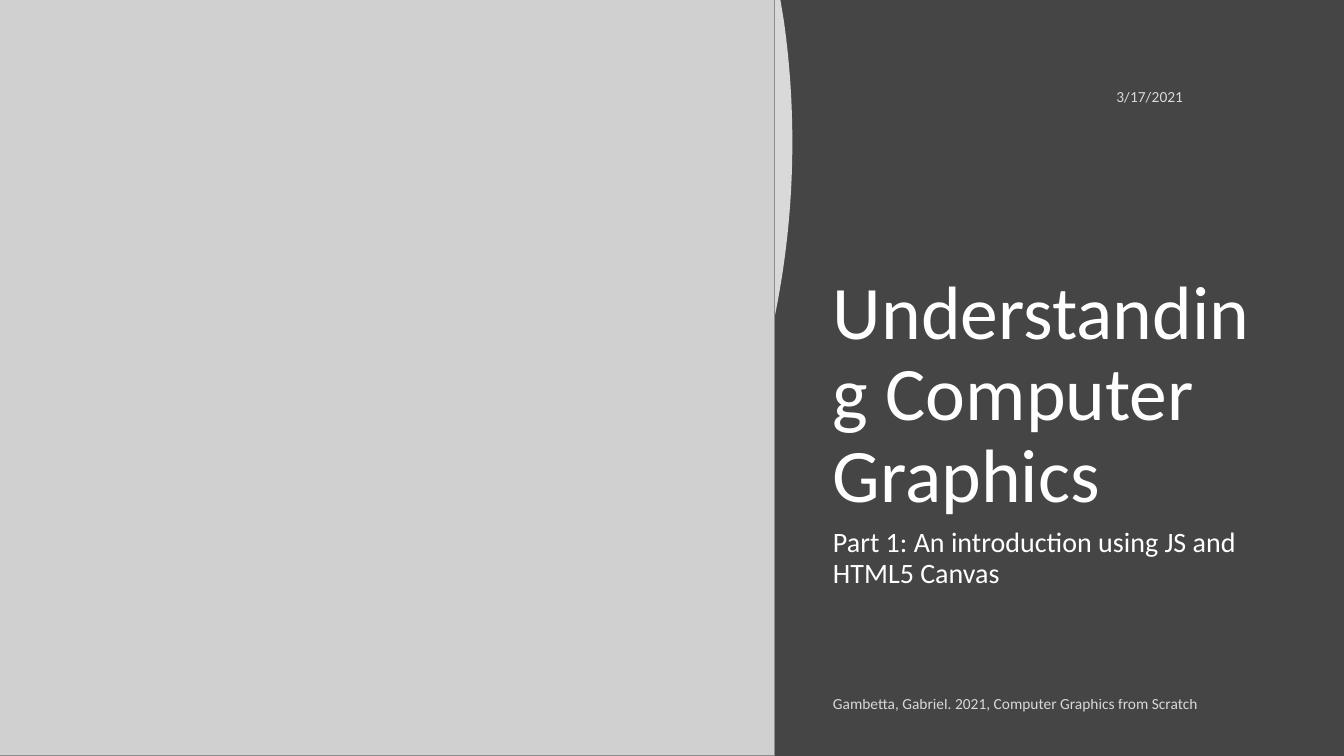
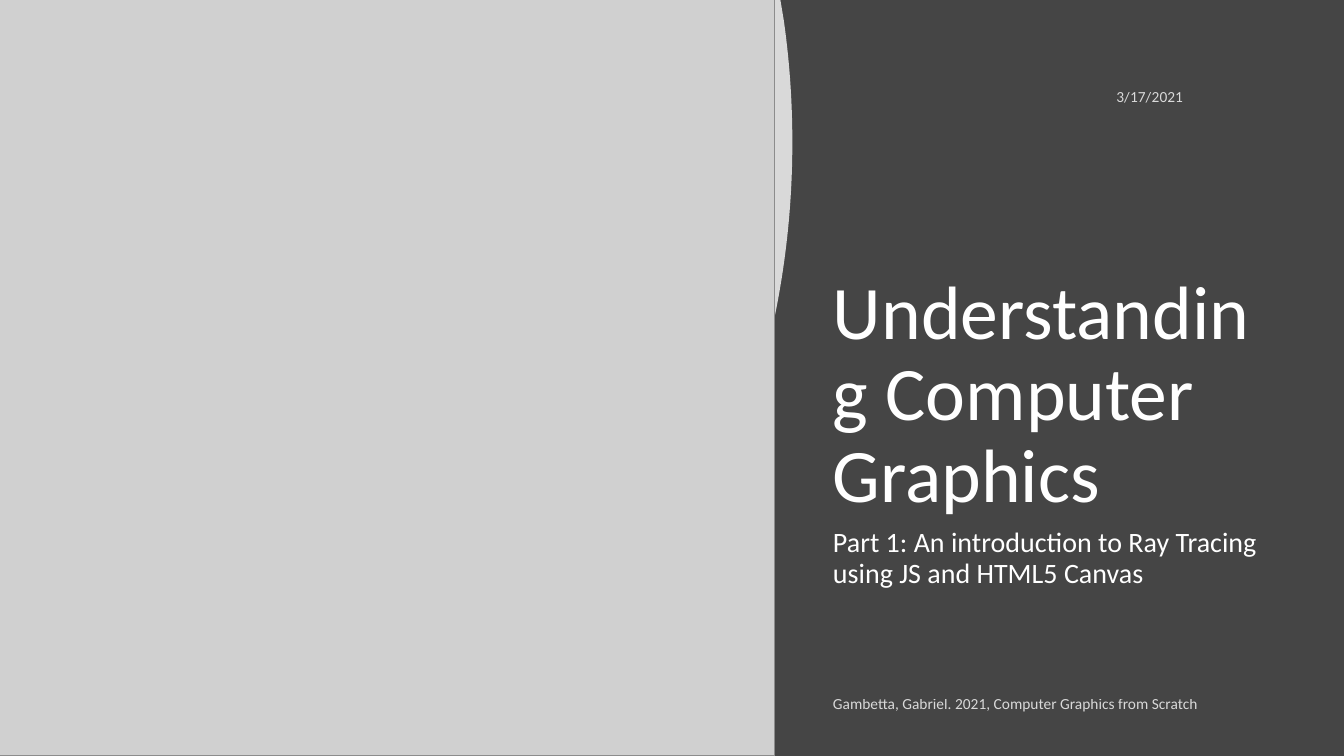
Before and after one commit to ctrachte/JS-Computer-Graphics-Demo, a slide deck: slide 1 of computer-graphics-js-1.pptx. Drawn at 1344x756 pixels with LibreOffice and Linux fonts; fonts in the diff are those of the drawing; grey boxes stand for pictures. Boxes give left, top, right and bottom in pixels: in the first picture for what was removed or moved away, otherwise in the second. Text is boxed around its words. In the diff, an @@ line names an element or a change of style, - is before the commit and + after.

```diff
--- a/computer-graphics-js-1.pptx
+++ b/computer-graphics-js-1.pptx
@@ subtitle at (833, 532, 1257, 588): text changed @@
-Part 1: An introduction using JS and HTML5 Canvas
+Part 1: An introduction to Ray Tracing using JS and HTML5 Canvas
```
Also in this commit, not shown: 1 other slide changed, 3 slides added, 2 other files.
